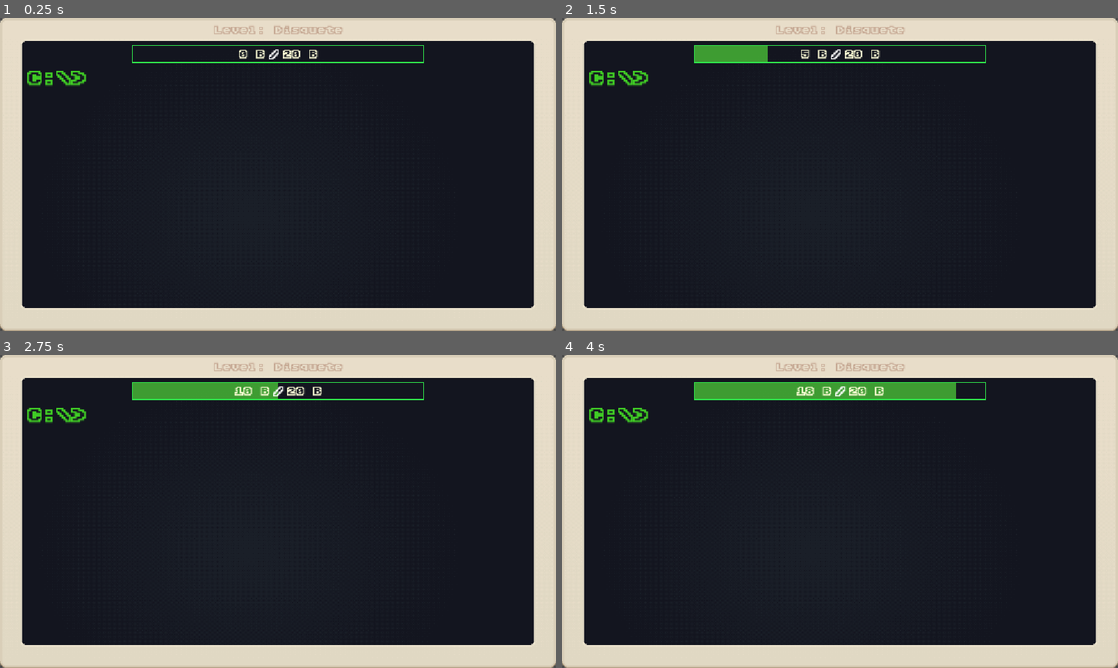
Above: before the commit, frames 1-4 (two rows, left to right).
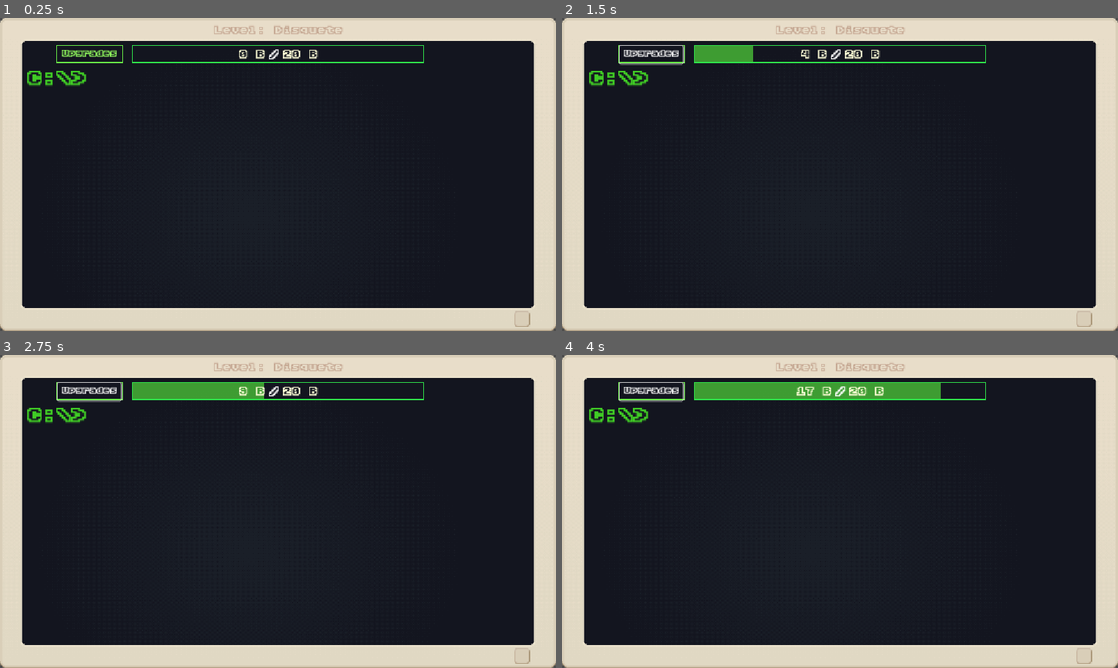
Above: after the commit, the same moments.

Repository: yiuriel/click.exe
Game: Godot game, scene res://scenes/game/game.tscn
The game is run twice, just before and just after one commit, with the same random seed, the same clock (stepped at 60 frames per second) and the same inputs. The project has no main scene, so this scene is started directly.
Inputs (mouse positions are in pixels of both pictures, inside the frame that each line leads up to):
- Up to frame 1 (0.25 s): no input
- Up to frame 2 (1.5 s): click (650, 55) at 0.5 s, where only the run after the commit has a clickable "Upgrades"; tap Enter at 1.25, 1.35 s; move the mouse to (840, 168) at 1.27 s; hold Right from 1.28 s (still down); click (840, 168) at 1.42 s
- Up to frame 3 (2.75 s): tap Space at 1.52, 2, 2.27 s; move the mouse to (166, 527) at 2.02 s; release Right at 2.03 s; hold Down from 2.03 s (still down); tap Keypad Enter at 2.1 s
- Up to frame 4 (4 s): tap Enter at 2.75 s; move the mouse to (895, 442) at 2.77 s; release Down at 2.78 s; hold Right 2.78-3.53 s; tap Shift at 2.85 s; tap Space at 3.5, 3.77 s; move the mouse to (812, 574) at 3.52 s; hold Up from 3.53 s (still down); tap Ctrl at 3.6 s; click (812, 574) at 3.67 s

The runs differ from the first frame. In frame 1, 0.3% of the frame differs, in the area x 10-96%, y 8-99%; in frame 2, 0.6%; in frame 3, 0.8%; in frame 4, 0.6%.

Commit message:
add button to monitor, create upgrades button

Diff:
--- a/globals/G_LevelData.gd
+++ b/globals/G_LevelData.gd
@@ -52,17 +52,30 @@
 func is_defeat() -> bool:
 	return game_state == GameState.DEFEAT
 
+#var goal_per_level = {
+	#1: 20,
+	#2: 8192,
+	#3: 65536,
+	#4: 524288,
+	#5: 4194304,
+	#6: 33554432,
+	#7: 268435456,
+	#8: 2147483648,
+	#9: 17179869184,
+	#10: 137438953472,
+#}
+
 var goal_per_level = {
 	1: 20,
-	2: 8192,
-	3: 65536,
-	4: 524288,
-	5: 4194304,
-	6: 33554432,
-	7: 268435456,
-	8: 2147483648,
-	9: 17179869184,
-	10: 137438953472,
+	2: 60,
+	3: 100,
+	4: 140,
+	5: 180,
+	6: 220,
+	7: 260,
+	8: 300,
+	9: 340,
+	10: 400,
 }
 
 var level_data_per_level: Dictionary[int, Dictionary] = {
--- a/scenes/game/game.tscn
+++ b/scenes/game/game.tscn
@@ -38,6 +38,18 @@
 content_margin_right = 1.0
 content_margin_bottom = 0.0
 
+[sub_resource type="StyleBoxFlat" id="StyleBoxFlat_4j704"]
+bg_color = Color(0.6, 0.6, 0.6, 0)
+border_width_left = 2
+border_width_top = 2
+border_width_right = 2
+border_width_bottom = 2
+border_color = Color(0.4137164, 0.9369741, 0.2765568, 1)
+corner_detail = 1
+expand_margin_left = 4.0
+expand_margin_top = 3.0
+expand_margin_right = 4.0
+
 [node name="Game" type="Node2D" unique_id=1011191295]
 script = ExtResource("1_sul5r")
 
@@ -222,3 +234,13 @@
 visible = false
 layout_mode = 2
 size_flags_horizontal = 3
+
+[node name="UpgradesButton" type="Button" parent="CanvasLayer" unique_id=540275608]
+offset_left = 120.0
+offset_top = 58.0
+offset_right = 250.0
+offset_bottom = 94.0
+theme_override_colors/font_color = Color(0.58115286, 0.99999994, 0.37239188, 1)
+theme_override_fonts/font = ExtResource("2_0sr1o")
+theme_override_styles/normal = SubResource("StyleBoxFlat_4j704")
+text = "Upgrades"
Binary file changed: assets/images/monitor.aseprite
Binary file changed: assets/images/monitor.png
